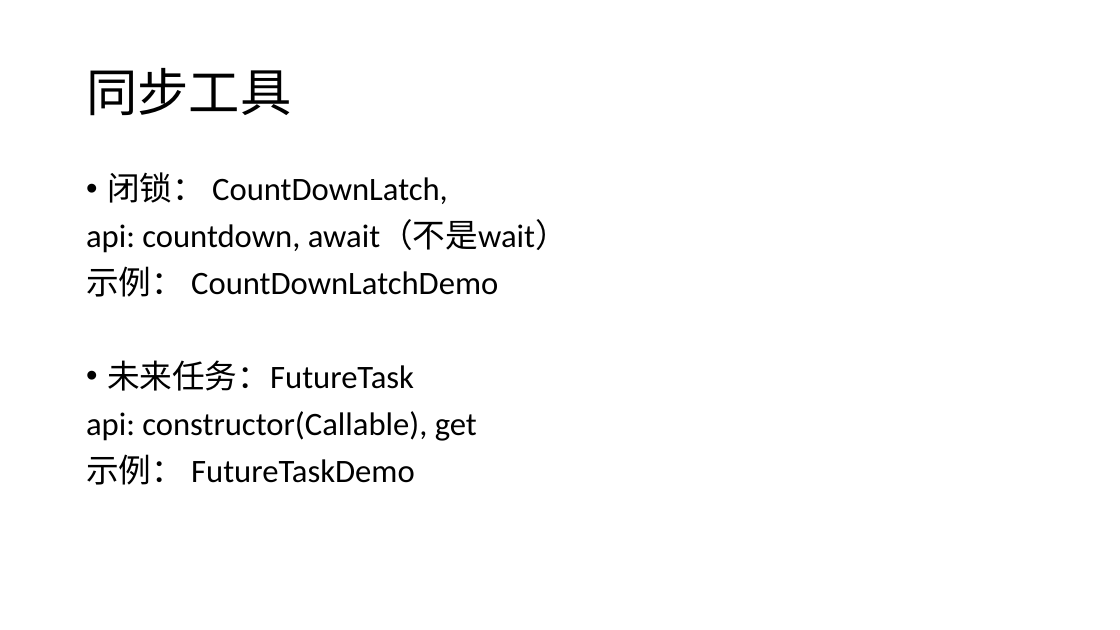
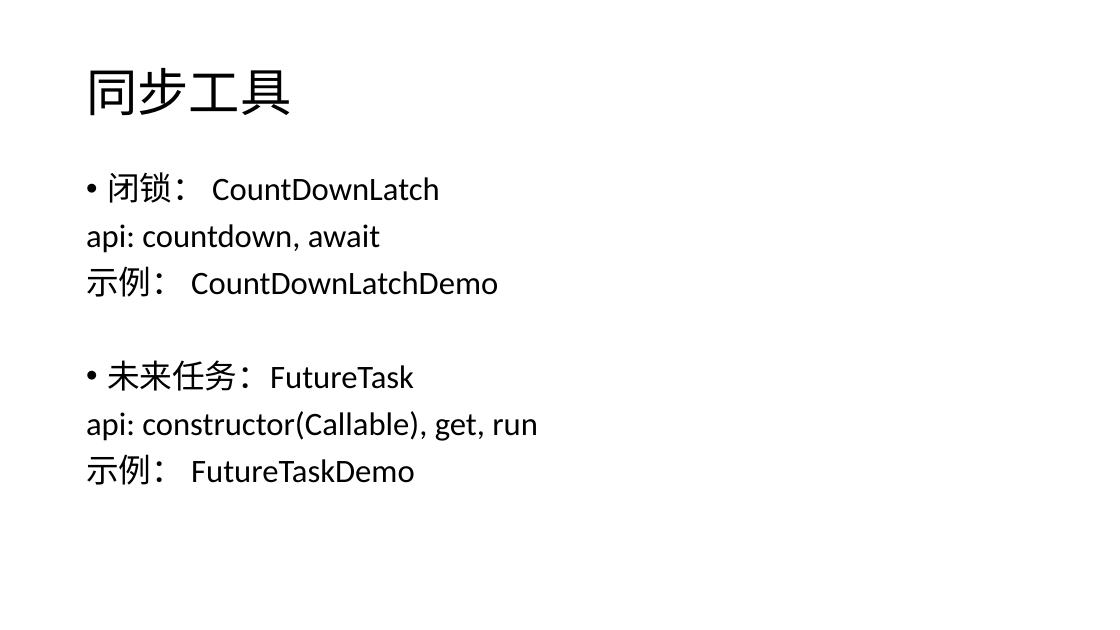
Before and after one commit to GerogeLeon/multithread_demo, a slide deck: slide 32 of JAVA并发编程.pptx. Drawn at 1120x630 pixels with LibreOffice and Linux fonts; fonts in the diff are those of the drawing. Boxes give left, top, right and bottom in pixels: in the first picture for what was removed or moved away, otherwise in the second. Text is boxed around its words. In the diff, an @@ line names an element or a change of style, - is before the commit and + after.

```diff
--- a/JAVA并发编程.pptx
+++ b/JAVA并发编程.pptx
@@ text at [86, 172, 440, 253]: text changed @@
-• 闭锁： CountDownLatch,
-api: countdown, await（不是wait）
+• 闭锁： CountDownLatch
+api: countdown, await
@@ text at [86, 411, 538, 441]: text changed @@
-api: constructor(Callable), get
+api: constructor(Callable), get, run
```
Also in this commit, not shown: 1 other slide changed, 1 other file.
